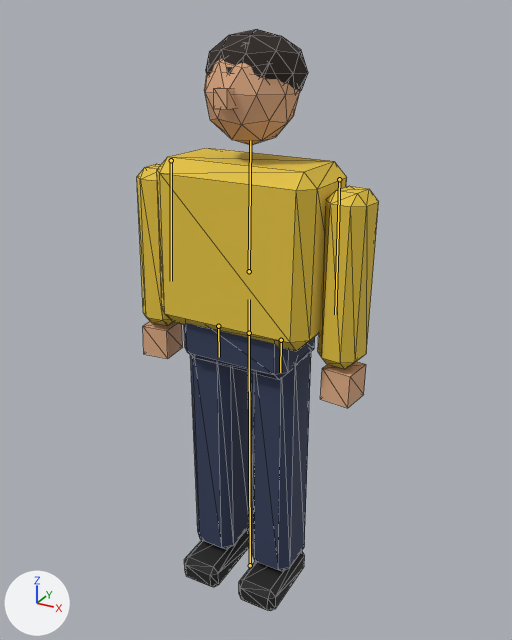
What one commit did to the glTF model public/assets/player.glb.
The view is the same before and after, from a 50 mm camera at (0.975, -1.73, 1.834) aimed at (0.001, 0.04, 0.949). Every picture has the same lights, and +X, +Y and +Z are marked at lower left. The picture after the commit comes second. Both versions are drawn at frame 25 of the action 'Idle'; the numbers are the values there. The bones that change, and the others that lie on the model, are drawn over the model as lines. Mesh edges are drawn as thin lines.

The first picture shows 'player_arm.L', 'player_arm.R', 'player_hair', 'player_hand.L', 'player_hand.R', 'player_head', 'player_leg.L', 'player_leg.R', 'player_pelvis', 'player_shoe.L', 'player_shoe.R', 'player_torso' and 1 more.
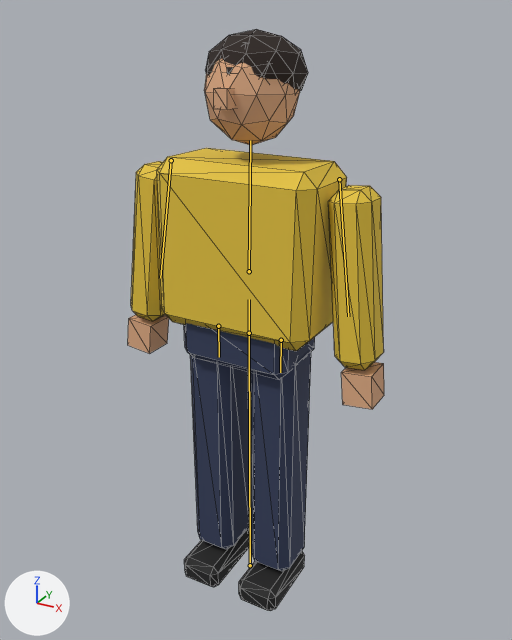
Location of each change, (x1, y1, x2, y2) in pixels of the pictures (512 x 640 px):
```json
{"object": "player_arm.L", "change": "posed", "before": [318, 186, 379, 369], "after": [328, 185, 384, 370], "on screen": "8% narrower"}
{"object": "player_arm.R", "change": "posed", "before": [137, 164, 173, 326], "after": [131, 161, 165, 321]}
{"object": "player_hand.L", "change": "posed", "before": [320, 362, 366, 408], "after": [341, 362, 384, 409], "on screen": "6% narrower"}
{"object": "player_hand.R", "change": "posed", "before": [143, 321, 183, 359], "after": [128, 315, 169, 354]}
{"bone": "arm.L", "before": "(339, 179) to (335, 314)", "after": "(339, 179) to (348, 316)"}
{"bone": "arm.R", "before": "(171, 160) to (171, 281)", "after": "(171, 160) to (160, 278)"}
```

Scene script edits in JSON lines:
```json
{"block": "bone_arm_l", "where": "bone_arm_l = bpy.data.objects['Player'].pose.bones['arm.L']  # child of 'chest'"}
{"op": "set", "path": "bone_arm_l.rotation_quaternion", "old": "(0.999, 0.0, 0.052, 0.0)", "new": "(-0.999, 0.0, 0.0, 0.052)", "note": "degrees (0, 6, 0) -> degrees (0, 0, -6)"}
{"block": "bone_arm_r", "where": "bone_arm_r = bpy.data.objects['Player'].pose.bones['arm.R']  # child of 'chest'"}
{"op": "set", "path": "bone_arm_r.rotation_quaternion", "old": "(0.999, 0.0, -0.052, 0.0)", "new": "(-0.999, 0.0, 0.0, -0.052)", "note": "degrees (0, -6, 0) -> degrees (0, 0, 6)"}
```
